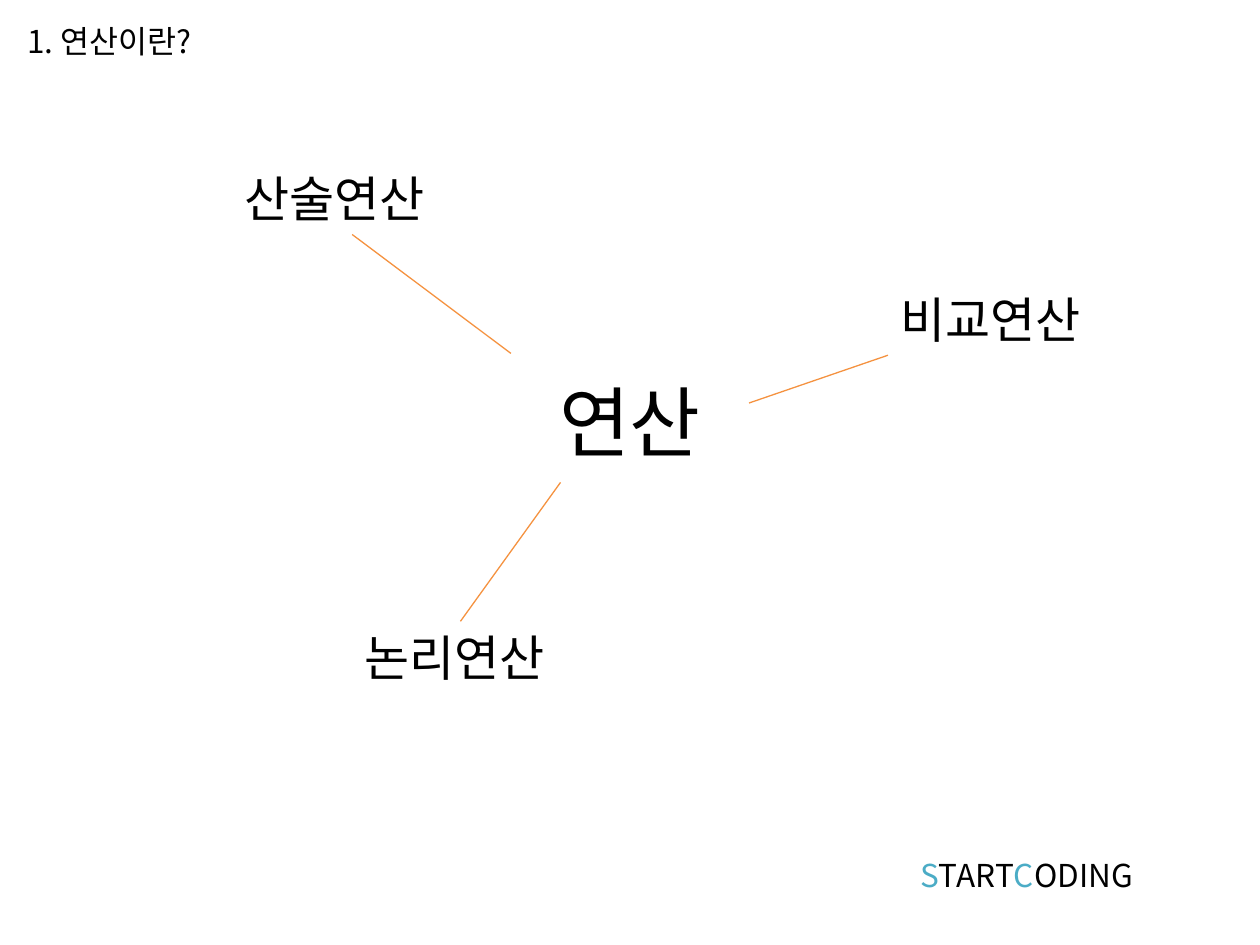
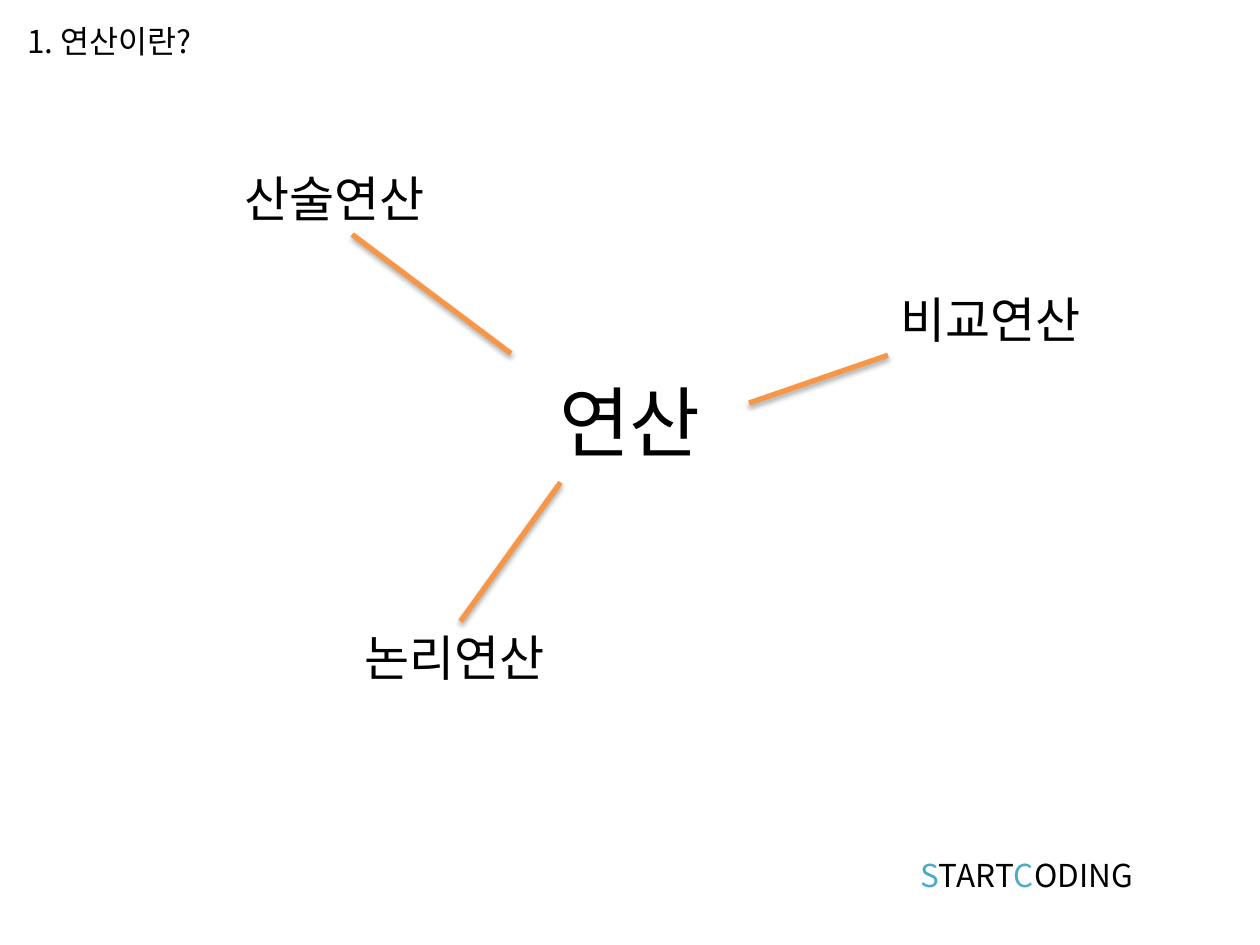
Before and after one commit to kwonkijun/python, a slide deck: slide 4 of 파이썬기초(PPT)/파이썬 기초 3강_연산과 연산자.pptx. Drawn at 1260x945 pixels with LibreOffice and Linux fonts; fonts in the diff are those of the drawing. Boxes give left, top, right and bottom in pixels: in the first picture for what was removed or moved away, otherwise in the second. Text is boxed around its words. In the diff, an @@ line names an element or a change of style, - is before the commit and + after.

```diff
--- a/파이썬기초(PPT)/파이썬 기초 3강_연산과 연산자.pptx
+++ b/파이썬기초(PPT)/파이썬 기초 3강_연산과 연산자.pptx
@@ line (512, 354) - (353, 234): stroke #F69240 0.75 pt to #F79646 3 pt @@
@@ line (748, 403) - (888, 355): stroke #F69240 0.75 pt to #F79646 3 pt @@
@@ line (460, 621) - (561, 483): stroke #F69240 0.75 pt to #F79646 3 pt @@
```
Also in this commit, not shown: 4 other slides changed, 3 slides added, 12 other files.
